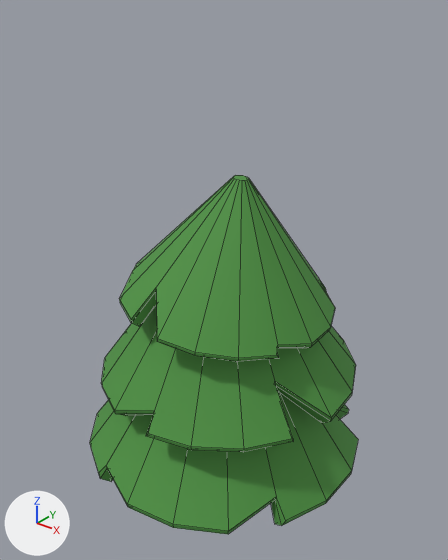
The FBX model Assets/Prefabs/Plants/Models/Tree 2.fbx as it was, and as the next commit left it.
Before and after are seen from a 50 mm camera at (4.22, -5.28, 6.23) aimed at (-0.02, 0.02, 2.94). Arrows for +X, +Y and +Z are at lower left; the lights stay in place. Mesh edges are drawn as thin lines.

The scene before the commit, as lines of its bpy script (objects in view):
```python
me_cylinder_002 = bpy.data.meshes.new('Cylinder.002')
me_cylinder_002.from_pydata(...)  # 336 vertices, 263 faces; spans x -204.0..204.0, y -2.0..493.0, z -207.0..207.0
# faces by material slot: [246, 17]
me_cylinder_002.materials.append(mat_leaf)  # green #4c9140
me_cylinder_002.materials.append(mat_wood)  # brown #563e38
ob_tree_3 = bpy.data.objects.new('Tree 3', me_cylinder_002)
ob_tree_3.location = (0.0, 0.0, 0.0)
ob_tree_3.rotation_euler = (1.571, 0.0, 0.349)  # degrees (90, 0, 20)
ob_tree_3.scale = (0.00867, 0.00867, 0.00867)
```
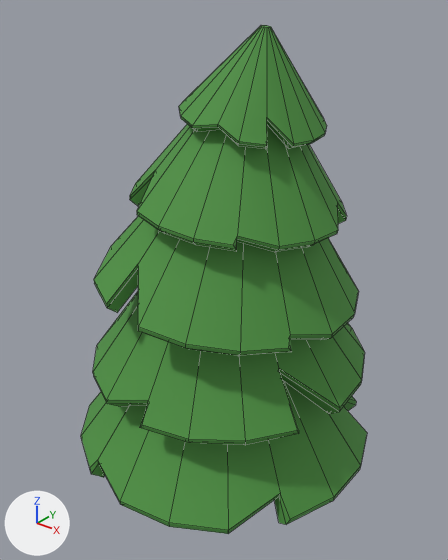
Changed parts and their boxes (x1, y1, x2, y2) in the pictures (448 x 560 px; the box of a moved part takes in the faces that stretch with it):
'Tree 3', reshaped, turned, rescaled
    before: (90, 175, 358, 534)
    after: (81, 25, 367, 534)
part 1 of me_cylinder_002, moved or reshaped
    before: (90, 392, 358, 534)
    after: (179, 25, 327, 149)
part 2 of me_cylinder_002, moved or reshaped
    before: (101, 304, 356, 452)
    after: (130, 124, 346, 252)
part 3 of me_cylinder_002, moved or reshaped
    before: (119, 175, 335, 362)
    after: (94, 216, 359, 356)
part 4 of me_cylinder_002, added
    after: (93, 291, 365, 445)
part 5 of me_cylinder_002, added
    after: (81, 381, 367, 534)

Diff of the bpy script that builds the scene:
```diff
--- a/Assets/Prefabs/Plants/Models/Tree 2.fbx.py
+++ b/Assets/Prefabs/Plants/Models/Tree 2.fbx.py
@@ mat_wood_1 @@
+mat_wood_1 = principled_material('Wood 1')
+mat_wood_1.base_color = (0.0931, 0.0482, 0.0395)  # brown #563e38
+mat_wood_1.roughness = 1.0
@@ me_cylinder_002 @@
 me_cylinder_002.from_pydata(...)  # 336 vertices, 263 faces; spans x -204.0..204.0, y -2.0..493.0, z -207.0..207.0
 # used by ob_tree_3; location = (0.0, 0.0, 0.0); rotation_euler = (1.571, 0.0, 0.349), in degrees (90, 0, 20); scale = (0.00867, 0.00867, 0.00867)
+# me_cylinder_002 part 1: the loose piece of 102 vertices spanning x -204.0..204.0, y 69.0..322.0, z -207.0..207.0 is scaled about its middle by (-0.00355, 0.00367, -0.00363), then moved by (0.0, -190.0, 0.0)
+# me_cylinder_002 part 2: the loose piece of 102 vertices spanning x -179.0..192.0, y 185.0..421.0, z -187.0..185.0 is scaled about its middle by (-0.00416, 0.00645, -0.00448), then moved by (-6.0, -298.0, 1.0)
+# me_cylinder_002 part 3: the loose piece of 102 vertices spanning x -142.0..155.0, y 294.0..493.0, z -146.0..153.0 is scaled about the mesh origin by (0.00975, 0.0104, 0.00986)
+# me_cylinder_002 part 4: the loose piece of 102 vertices spanning x -179.0..192.0, y 185.0..421.0, z -187.0..185.0 is copied, and the copy is scaled about the mesh origin by (0.0087, 0.00916, 0.00851); it spans x -2.0..2.0, y 2.0..4.0, z -2.0..2.0
+# me_cylinder_002 part 5: the loose piece of 102 vertices spanning x -204.0..204.0, y 69.0..322.0, z -207.0..207.0 is copied, and the copy is scaled about the mesh origin by (0.00862, 0.00916, 0.00859); it spans x -2.0..2.0, y 1.0..3.0, z -2.0..2.0
 me_cylinder_002.materials.append(mat_leaf)
-me_cylinder_002.materials.append(mat_wood)  # brown #563e38
+me_cylinder_002.materials.append(mat_wood_1)  # brown #563e38
@@ ob_tree_3 @@
 ob_tree_3.location = (0.0, 0.0, 0.0)
-ob_tree_3.rotation_euler = (1.571, 0.0, 0.349)  # degrees (90, 0, 20)
-ob_tree_3.scale = (0.00867, 0.00867, 0.00867)
+ob_tree_3.rotation_euler = (1.571, 0.0, 0.0)  # degrees (90, 0, 0)
```
